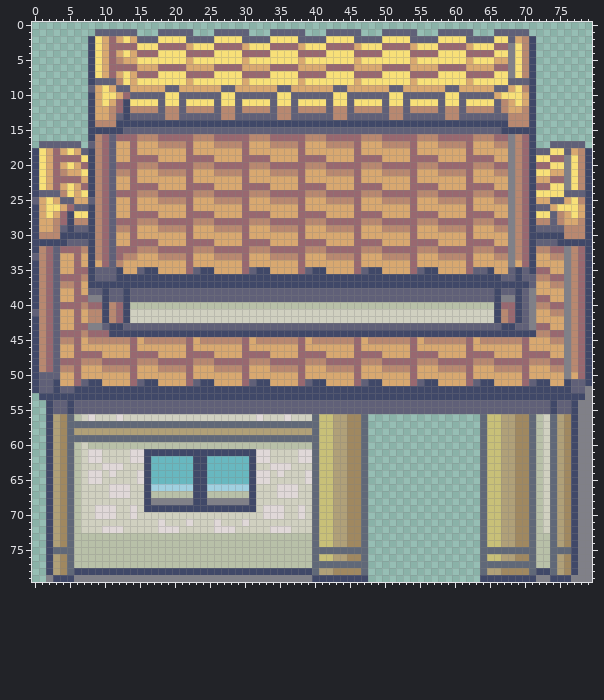
Edited in one commit: sprite sheet (Pkmn/android/assets/house.png). This is how it looked before the edit.
The file is 80x80 pixels.
The result:
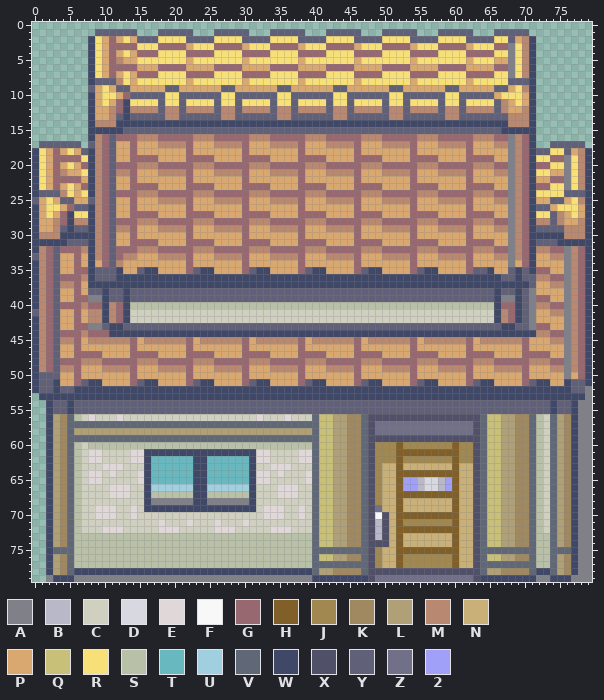
Palette (. is transparent): A #808088  B #b8b8c8  C #d0d0c0  D #d8d8e0  E #e0d8d8  F #f8f8f8  G #986870  H #806028  J #a08850  K #a08860  L #b0a078  M #b88870  N #c8b078  P #d8a870  Q #c8c078  R #f8e078  S #b8c0a8  T #68b8c0  U #a0d0e0  V #606878  W #404868  X #505068  Y #606078  Z #707088  2 #a0a0f8
Difference:
Colour 2 is added in rows 65 to 66 at x 53 to 54 and 59.
Colour B is added in rows 65 to 66 at x 55 and 58; in rows 71 to 73 at x 49.
Colour D is added in rows 65 to 66 at x 56 to 57.
Colour F is added in row 70 at x 49.
Colour H is added in row 60 at x 52 and 60; in row 61 at x 52 to 60; in rows 62 to 63 at x 52 and 60; in row 64 at x 52 to 60; in rows 65 to 66 at x 52 and 60; in row 67 at x 52 to 60.
Colour H is added in rows 68 to 69 at x 52 and 60; in row 70 at x 52 to 60; in row 71 at x 52 and 60; in row 72 at x 52 to 60; in rows 73 to 74 at x 52 and 60; in row 75 at x 52 to 60.
Colour H is added in rows 76 to 77 at x 52 and 60.
Colour J is added in row 60 at x 49 to 51, 53 to 59 and 61 to 62; in row 61 at x 49 to 51 and 61 to 62; in row 62 at x 49 to 51, 53 to 59 and 61 to 62; in rows 63 to 68 at x 49; in row 71 at x 53 to 59; in row 75 at x 49.
Colour J is added in rows 76 to 77 at x 49 and 53 to 59.
Colour N is added in row 63 at x 50 to 51, 53 to 59 and 61 to 62; in rows 64 to 67 at x 50 to 51 and 61 to 62; in rows 68 to 69 at x 50 to 51, 53 to 59 and 61 to 62; in rows 70 to 72 at x 51 and 61 to 62; in rows 73 to 74 at x 51, 53 to 59 and 61 to 62; in rows 75 to 77 at x 50 to 51 and 61 to 62.
Colour X is added in row 56 at x 48 to 63; in rows 57 to 58 at x 48 and 63; in row 59 at x 48 to 63; in rows 60 to 69 at x 48 and 63; in rows 70 to 73 at x 48, 50 and 63; in row 74 at x 48 to 50 and 63.
Colour X is added in rows 75 to 77 at x 48 and 63; in row 78 at x 48 to 63; in row 79 at x 48 and 63.
Colour Z is added in rows 57 to 58 at x 49 to 62; in row 69 at x 49; in row 79 at x 49 to 62.
Boxes around the changes in both pictures, in picture pixels (x1, y1, x2, y2):
added: (368, 414, 480, 582)
